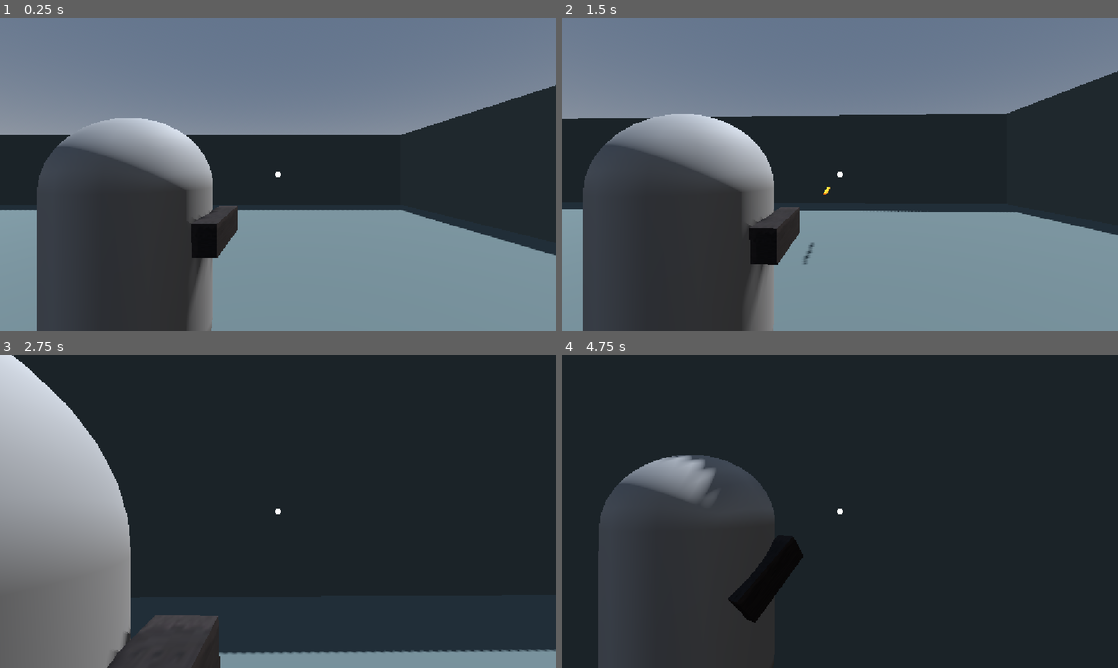
Above: before the commit, frames 1-4 (two rows, left to right).
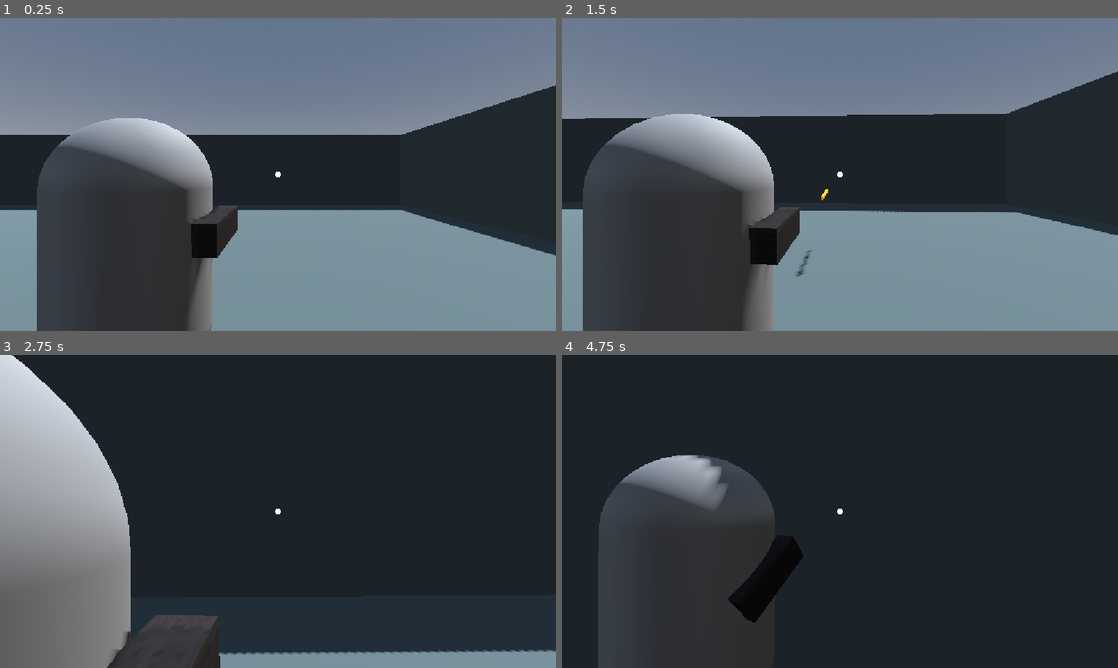
Above: after the commit, the same moments.

Repository: bbbbblueeeee/ISCS-30.14-Game5
Game: Godot game, scene res://Scenes/world.tscn
Two runs of this game, one before a commit and one after it. Both use one fixed random seed, a clock stepped at 60 frames per second and the inputs below.
Inputs (mouse positions are in pixels of both pictures, inside the frame that each line leads up to):
- Up to frame 1 (0.25 s): no input
- Up to frame 2 (1.5 s): tap Enter (ui_accept) at 0.5, 0.77 s; move the mouse to (867, 174) at 0.52 s; hold Right mouse button (aim) 0.53-1.28 s; hold Up (ui_up) from 0.53 s (still down); move the mouse to (812, 174) at 1.27 s; click (812, 174) at 1.35 s
- Up to frame 3 (2.75 s): keep holding Up (ui_up); tap Enter (ui_accept) at 1.52 s; move the mouse to (289, 505) at 2.02 s; hold Right mouse button (aim) from 2.03 s (still down)
- Up to frame 4 (4.75 s): keep holding Up (ui_up); move the mouse to (834, 517) at 2.77 s; release Right mouse button (aim) at 2.78 s; click (834, 517) at 2.85 s; tap Enter (ui_accept) at 3.02, 3.77, 4.25, 4.52 s; move the mouse to (878, 514) at 3.52 s; hold Right mouse button (aim) 3.53-4.28 s; move the mouse to (795, 508) at 4.27 s; click (795, 508) at 4.35 s

The runs differ from the first frame. In frame 1, less than 0.1% of the frame differs, in the area x 34-36%, y 64-73%; in frame 2, 0.2%; in frame 3, less than 0.1%; in frame 4, 0.6%, in the area x 14-30%, y 32-49%.

Commit message:
Implemented Bullet Collision
Bullets now collide with surfaces and explode into particles.

Diff:
--- a/iscs-30.14---game-5---ots-tps/Scenes/bullet.tscn
+++ b/iscs-30.14---game-5---ots-tps/Scenes/bullet.tscn
@@ -12,6 +12,23 @@
 material = SubResource("StandardMaterial3D_4mw4s")
 size = Vector3(0.05, 0.05, 1.13)
 
+[sub_resource type="StandardMaterial3D" id="StandardMaterial3D_pwwgx"]
+albedo_color = Color(0.87058824, 0.7764706, 0.08627451, 1)
+emission_enabled = true
+emission = Color(0.50313157, 0.9572548, 0.48157728, 1)
+emission_energy_multiplier = 0.99
+
+[sub_resource type="ParticleProcessMaterial" id="ParticleProcessMaterial_j4nks"]
+emission_shape_offset = Vector3(0, 0, 1)
+direction = Vector3(0, 0, 1)
+spread = 23.906
+initial_velocity_min = 7.0
+initial_velocity_max = 10.0
+gravity = Vector3(0, 0, 0)
+
+[sub_resource type="BoxMesh" id="BoxMesh_lgex6"]
+size = Vector3(0.04, 0.04, 0.04)
+
 [node name="Bullet" type="Node3D" unique_id=207837991]
 script = ExtResource("1_xjght")
 
@@ -19,5 +36,21 @@
 mesh = SubResource("BoxMesh_sd078")
 
 [node name="RayCast3D" type="RayCast3D" parent="." unique_id=1729636068]
-transform = Transform3D(1, 0, 0, 0, 1, 0, 0, 0, 1, 0, 0, 0.064263314)
+transform = Transform3D(1, 0, 0, 0, 1, 0, 0, 0, 1, 0, 0, 0.046297073)
 target_position = Vector3(0, 0, 0.645)
+
+[node name="GPUParticles3D" type="GPUParticles3D" parent="." unique_id=1779285829]
+transform = Transform3D(1, 0, 0, 0, 1, 0, 0, 0, 1, 0, 0, 0.69756866)
+material_override = SubResource("StandardMaterial3D_pwwgx")
+emitting = false
+one_shot = true
+explosiveness = 1.0
+process_material = SubResource("ParticleProcessMaterial_j4nks")
+draw_pass_1 = SubResource("BoxMesh_lgex6")
+
+[node name="Timer" type="Timer" parent="." unique_id=246579930]
+wait_time = 10.0
+one_shot = true
+autostart = true
+
+[connection signal="timeout" from="Timer" to="." method="_on_timer_timeout"]
--- a/iscs-30.14---game-5---ots-tps/Scenes/world.tscn
+++ b/iscs-30.14---game-5---ots-tps/Scenes/world.tscn
@@ -17,6 +17,21 @@
 albedo_color = Color(0.3315, 0.38707498, 0.39, 1)
 uv1_triplanar = true
 
+[sub_resource type="BoxShape3D" id="BoxShape3D_go701"]
+size = Vector3(42.84494, 0.001, 49.00757)
+
+[sub_resource type="BoxShape3D" id="BoxShape3D_lgex6"]
+size = Vector3(2.6913285, 1.0677022, 1.0111675)
+
+[sub_resource type="BoxShape3D" id="BoxShape3D_sd078"]
+size = Vector3(42.308174, 4.887207, 0.001)
+
+[sub_resource type="BoxShape3D" id="BoxShape3D_pwwgx"]
+size = Vector3(0.001, 4.955551, 46.229797)
+
+[sub_resource type="BoxShape3D" id="BoxShape3D_8max5"]
+size = Vector3(0.001, 4.9836426, 45.78717)
+
 [node name="World" type="Node3D" unique_id=1674262120]
 
 [node name="WorldEnvironment" type="WorldEnvironment" parent="." unique_id=765801670]
@@ -34,10 +49,56 @@
 size = Vector3(49.932373, 6, 51.322998)
 material = SubResource("StandardMaterial3D_6xws8")
 
+[node name="Floor" type="StaticBody3D" parent="CSGCombiner3D/CSGBox3D" unique_id=1341271411]
+transform = Transform3D(1, 0, 0, 0, 1, 0, 0, 0, 1, 10.552856, 0, -7.6782084)
+
+[node name="CollisionShape3D5" type="CollisionShape3D" parent="CSGCombiner3D/CSGBox3D/Floor" unique_id=446955737]
+transform = Transform3D(1, 0, 0, 0, 1, 0, 0, 0, 1, -12.4372635, -1.8084934, 6.7389994)
+shape = SubResource("BoxShape3D_go701")
+
 [node name="CSGBox3D2" type="CSGBox3D" parent="CSGCombiner3D" unique_id=1161166160]
 transform = Transform3D(1, 0, 0, 0, 1, 0, 0, 0, 1, -11.327794, 1.1872945, 10.1070795)
 operation = 2
 size = Vector3(41.618164, 6, 45.538086)
 material = SubResource("StandardMaterial3D_6xws8")
 
+[node name="CSGBox3D3" type="CSGBox3D" parent="CSGCombiner3D" unique_id=322384953]
+transform = Transform3D(1, 0, 0, 0, 1, 0, 0, 0, 1, -0.8366699, 0, 10.610865)
+size = Vector3(2.6733398, 1, 1)
+
+[node name="StaticBody3D" type="StaticBody3D" parent="CSGCombiner3D/CSGBox3D3" unique_id=2063708800]
+transform = Transform3D(1, 0, 0, 0, 1, 0, 0, 0, 1, 0.8366699, 0, -3.938787)
+
+[node name="CollisionShape3D" type="CollisionShape3D" parent="CSGCombiner3D/CSGBox3D3/StaticBody3D" unique_id=2078050704]
+transform = Transform3D(1, 0, 0, 0, 1, 0, 0, 0, 1, -0.8367088, -0.013134778, 3.9535413)
+shape = SubResource("BoxShape3D_lgex6")
+
+[node name="Wall4" type="StaticBody3D" parent="CSGCombiner3D" unique_id=1280696062]
+transform = Transform3D(1, 0, 0, 0, 1, 0, 0, 0, 1, 79.61754, 0, 0)
+
+[node name="CollisionShape3D" type="CollisionShape3D" parent="CSGCombiner3D/Wall4" unique_id=1366874013]
+transform = Transform3D(1, 0, 0, 0, 1, 0, 0, 0, 1, -90.86653, 0.54827476, -12.622179)
+shape = SubResource("BoxShape3D_sd078")
+
+[node name="Wall3" type="StaticBody3D" parent="CSGCombiner3D" unique_id=2001991148]
+transform = Transform3D(1, 0, 0, 0, 1, 0, 0, 0, 1, 39.80877, 0, 0)
+
+[node name="CollisionShape3D" type="CollisionShape3D" parent="CSGCombiner3D/Wall3" unique_id=1630294713]
+transform = Transform3D(1, 0, 0, 0, 1, 0, 0, 0, 1, -51.128227, 0.5866699, 32.851772)
+shape = SubResource("BoxShape3D_sd078")
+
+[node name="Wall1" type="StaticBody3D" parent="CSGCombiner3D" unique_id=1096851571]
+transform = Transform3D(1, 0, 0, 0, 1, 0, 0, 0, 1, 10.350897, 0, 0)
+
+[node name="CollisionShape3D" type="CollisionShape3D" parent="CSGCombiner3D/Wall1" unique_id=433344941]
+transform = Transform3D(1, 0, 0, 0, 1, 0, 0, 0, 1, -0.8974495, 0.55753326, 10.2343445)
+shape = SubResource("BoxShape3D_pwwgx")
+
+[node name="Wall2" type="StaticBody3D" parent="CSGCombiner3D" unique_id=2139048707]
+transform = Transform3D(1, 0, 0, 0, 1, 0, 0, 0, 1, -32.760918, 0, 0)
+
+[node name="CollisionShape3D" type="CollisionShape3D" parent="CSGCombiner3D/Wall2" unique_id=1835126476]
+transform = Transform3D(1, 0, 0, 0, 1, 0, 0, 0, 1, 0.63628006, 0.5299072, 10.094269)
+shape = SubResource("BoxShape3D_8max5")
+
 [node name="Player" parent="." unique_id=244270885 instance=ExtResource("1_a02cp")]
--- a/iscs-30.14---game-5---ots-tps/Scripts/bullet.gd
+++ b/iscs-30.14---game-5---ots-tps/Scripts/bullet.gd
@@ -4,6 +4,7 @@
 
 @onready var mesh = $MeshInstance3D
 @onready var ray = $RayCast3D
+@onready var particles = $GPUParticles3D
 
 # Called when the node enters the scene tree for the first time.
 func _ready() -> void:
@@ -11,5 +12,15 @@
 
 
 # Called every frame. 'delta' is the elapsed time since the previous frame.
-func _process(delta: float) -> void:
-	position += transform.basis * Vector3(0, 0, -SPEED) * delta
+func _physics_process(delta: float) -> void:
+	if ray.is_colliding():
+		mesh.visible = false
+		particles.emitting = true
+		print("Hit! Emitted Particles")
+		await get_tree().create_timer(1.0).timeout
+		queue_free()
+	else:
+		position += transform.basis * Vector3(0, 0, -SPEED) * delta
+
+func _on_timer_timeout() -> void:
+	queue_free()
